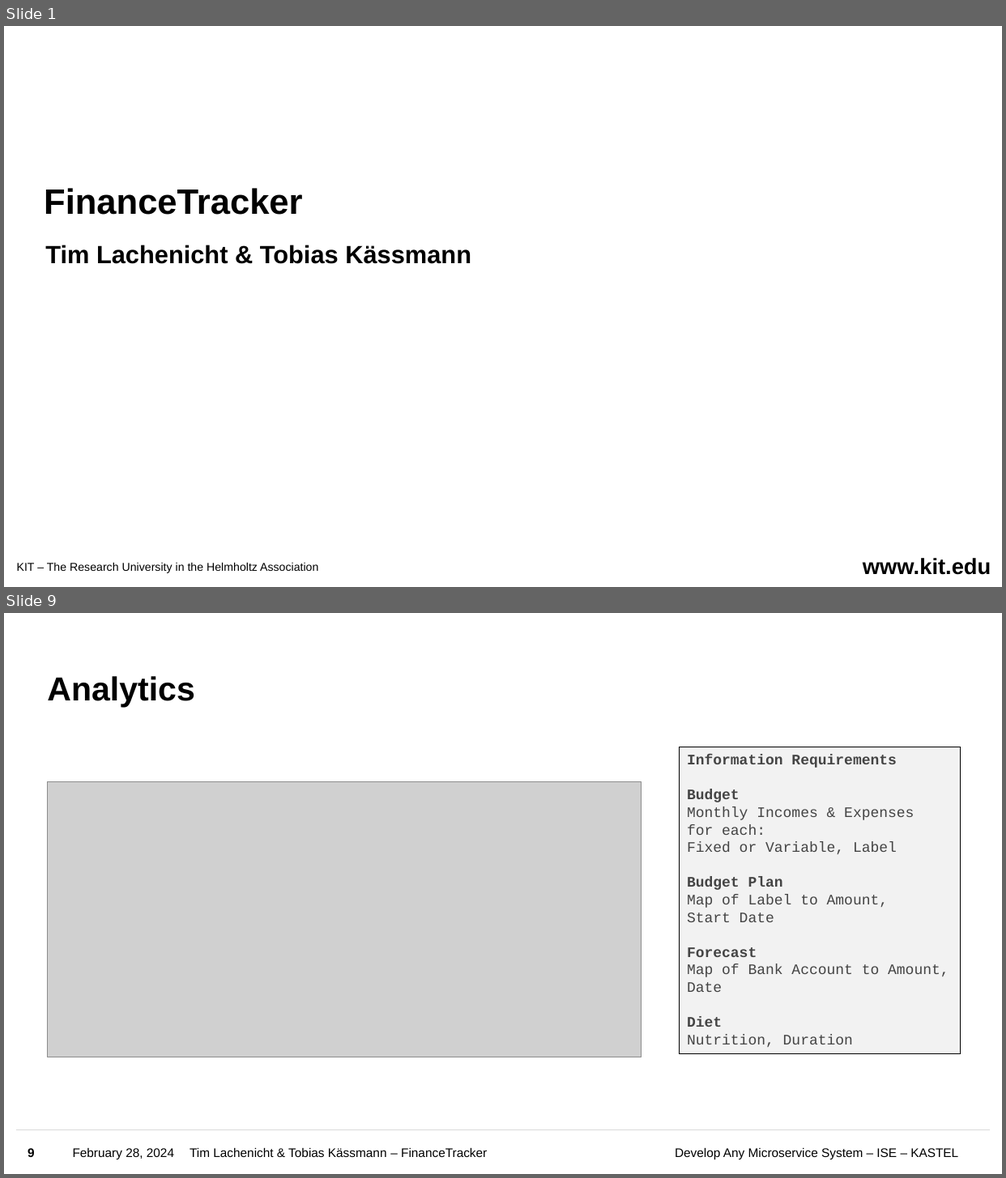
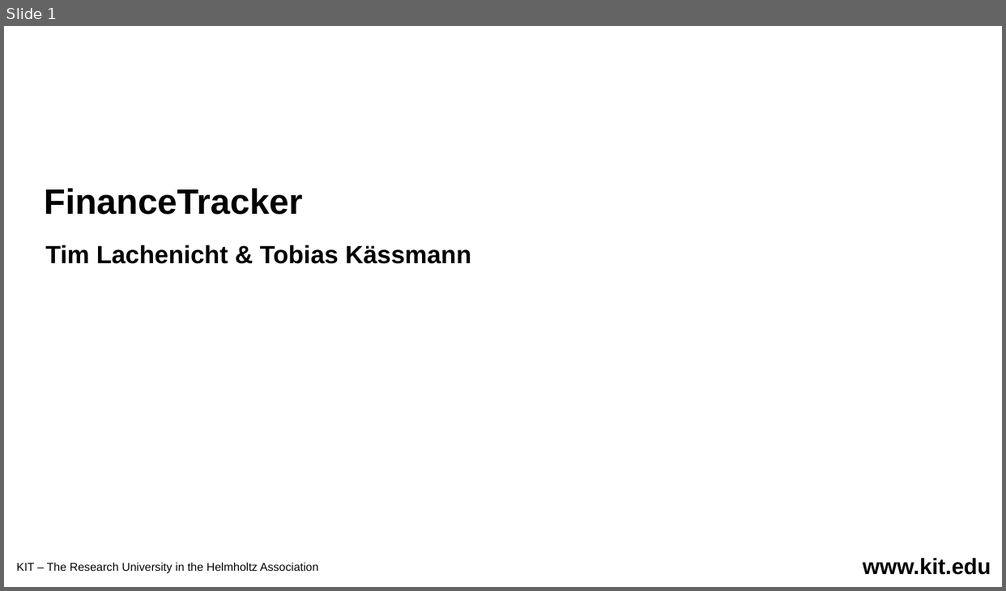
Before and after one commit to Uinyw/financetracker, a slide deck: Slides.pptx. Shown one above the other, each under a label of ours: slides 1 and 9 before the commit, slide 1 after it; the slides between them are not shown. The pictures are 1006x1178 and 1006x591 pixels, drawn with LibreOffice and Linux fonts; fonts in the diff are those of the drawing; grey boxes stand for pictures; background and template pictures are left out. Boxes give left, top, right and bottom in pixels: in the first picture for what was removed or moved away, otherwise in the second. Text is boxed around its words. In the diff, an @@ line names an element or a change of style, - is before the commit and + after.

```diff
--- a/Slides.pptx
+++ b/Slides.pptx
@@ slide 9 removed at [4,613,1002,1174], background #FFFFFF @@
@@ title removed at [47,676,194,707] @@
-Analytics
@@ rectangle removed at [680,747,961,1054] @@
-Information Requirements
-Budget
-Monthly Incomes & Expenses
-for each:
-Fixed or Variable, Label
-Budget Plan
-Map of Label to Amount,
-Start Date
-Forecast
-Map of Bank Account to Amount,
-Date
-Diet
-Nutrition, Duration
@@ picture removed at [48,782,641,1058] @@
@@ line removed from (16, 1131) to (991, 1131) @@
@@ page number removed at [27,1148,35,1157] @@
-9
@@ text removed at [73,1148,174,1161] @@
-February 28, 2024
@@ text removed at [189,1148,487,1157] @@
-Tim Lachenicht & Tobias Kässmann – FinanceTracker
@@ text removed at [675,1148,958,1161] @@
-Develop Any Microservice System – ISE – KASTEL
```
Also in this commit, not shown: 11 slides changed, 22 slides added, 8 other slides removed.
